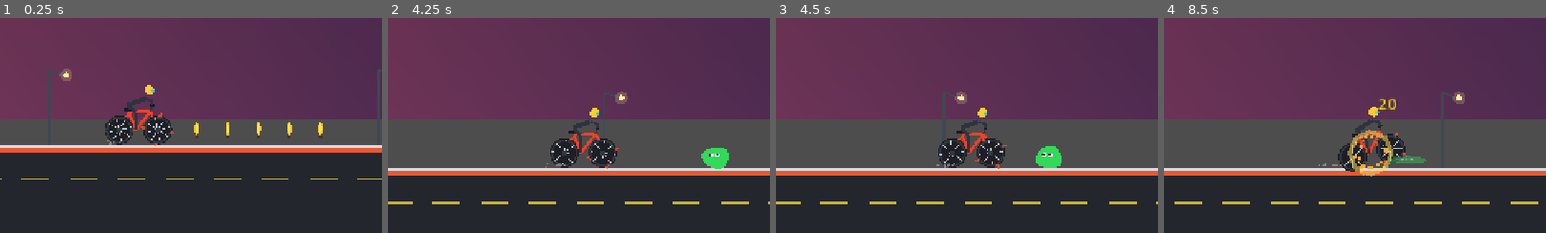
Above: before the commit, frames 1-4 (left to right).
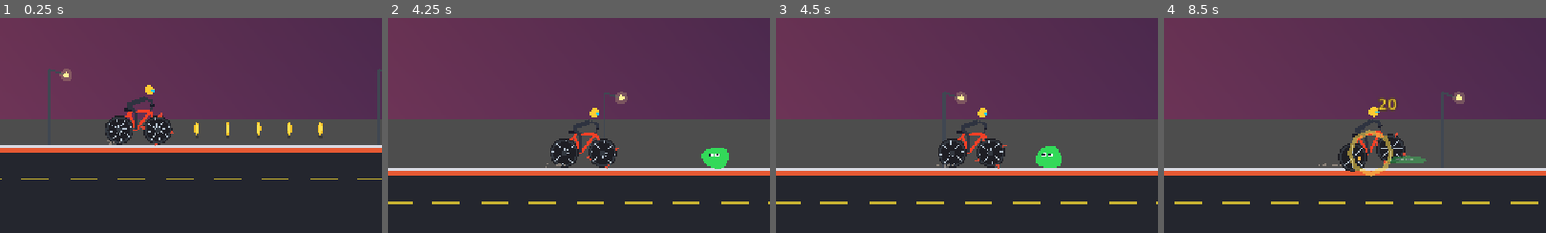
Above: after the commit, the same moments.

Repository: Derevo3/BikeSlayer
Game: Godot game, scene res://scenes/main.tscn
Two runs of this game, one before a commit and one after it. Both use one fixed random seed, a clock stepped at 60 frames per second and the inputs below.
Inputs:
- Up to frame 1 (0.25 s): no input
- Up to frame 2 (4.25 s): click "🔒 ПОРТАЛ" at 0.5 s; click "МАГАЗИН" at 1.25 s; click "ПРЫЖОК (Space)" at 2 s; click "НИТРО (Shift)" at 2.75 s; click "🔒 ПОРТАЛ" at 3.5 s
- Up to frame 3 (4.5 s): click "10 Зол." at 4.25 s
- Up to frame 4 (8.5 s): click "МАГАЗИН" at 5 s; click "ПРЫЖОК (Space)" at 5.75 s; click "НИТРО (Shift)" at 6.5 s; click "🔒 ПОРТАЛ" at 7.25 s; click "МАГАЗИН" at 8 s
The pictures show only the part of the screen within x 22-72%, y 34-84%; the shares and areas given below are measured in that part.

Frames 1-3 are identical in both runs. In frame 4, 0.2% of the frame differs, in the area x 49-60%, y 54-74%.

Commit message:
Исправлена ошибка с зависанием во время атаки при ускорении

Diff:
--- a/scripts/enemies/base_enemy.gd
+++ b/scripts/enemies/base_enemy.gd
@@ -54,8 +54,8 @@
 
 func _spawn_damage_number(amount: float, pos: Vector2) -> void:
 	var dmg_node = damage_num_scene.instantiate()
+	get_parent().add_child(dmg_node)
 	dmg_node.global_position = pos + Vector2(randf_range(-10, 10), -20)
-	get_parent().add_child(dmg_node)
 	dmg_node.setup(amount, GameManager.is_boosting)
 
 func _play_hit_flash() -> void:
@@ -83,8 +83,8 @@
 		var coin_scene = preload("res://scenes/world/coin.tscn")
 		for i in range(extra_coins):
 			var coin = coin_scene.instantiate()
+			get_parent().add_child(coin)
 			coin.global_position = global_position + Vector2(randf_range(-15, 15), randf_range(-25, -5))
-			get_parent().add_child(coin)
 
 	# Анимация сокрушения/разлета
 	var tween = create_tween()
--- a/scripts/enemies/forest_boss_enemy.gd
+++ b/scripts/enemies/forest_boss_enemy.gd
@@ -126,9 +126,9 @@
 	visuals.draw_circle(Vector2(24, -30), 10.0, moss_color.darkened(0.15))
 
 	# 5. Развесистые рога-ветви на голове Лешего
-	var horn_l = PackedVector2Array([Vector2(-20, -68), Vector2(-44, -94), Vector2(-36, -82), Vector2(-14, -72)])
+	var horn_l = PackedVector2Array([Vector2(-20, -68), Vector2(-36, -82), Vector2(-44, -94), Vector2(-14, -72)])
 	var horn_sub_l = PackedVector2Array([Vector2(-36, -82), Vector2(-48, -78), Vector2(-32, -75)])
-	var horn_r = PackedVector2Array([Vector2(20, -68), Vector2(44, -94), Vector2(36, -82), Vector2(14, -72)])
+	var horn_r = PackedVector2Array([Vector2(20, -68), Vector2(36, -82), Vector2(44, -94), Vector2(14, -72)])
 	var horn_sub_r = PackedVector2Array([Vector2(36, -82), Vector2(48, -78), Vector2(32, -75)])
 	visuals.draw_colored_polygon(horn_l, bark_color.darkened(0.3))
 	visuals.draw_colored_polygon(horn_sub_l, bark_color.darkened(0.3))
@@ -190,8 +190,8 @@
 		coin_count += 6 * (1 + (bonus_level.level if bonus_level else 0))
 	for i in range(coin_count):
 		var coin = coin_scene.instantiate()
+		get_parent().add_child(coin)
 		coin.global_position = global_position + Vector2(randf_range(-30, 30), randf_range(-65, -15))
-		get_parent().add_child(coin)
 
 	EventBus.enemy_killed.emit(enemy_name, coins_reward, souls_reward, global_position)
 
--- a/scripts/enemies/mini_boss_enemy.gd
+++ b/scripts/enemies/mini_boss_enemy.gd
@@ -189,8 +189,8 @@
 		coin_count += 6 * (1 + (bonus_level.level if bonus_level else 0))
 	for i in range(coin_count):
 		var coin = coin_scene.instantiate()
+		get_parent().add_child(coin)
 		coin.global_position = global_position + Vector2(randf_range(-30, 30), randf_range(-65, -15))
-		get_parent().add_child(coin)
 
 	EventBus.enemy_killed.emit(enemy_name, coins_reward, souls_reward, global_position)
 
--- a/scripts/player/player_bike.gd
+++ b/scripts/player/player_bike.gd
@@ -120,7 +120,7 @@
 			velocity.x = min(target_speed, (desired_x - global_position.x) / max(delta, 0.001))
 		else:
 			velocity.x = 0.0
-			global_position.x = desired_x
+			global_position.x = move_toward(global_position.x, desired_x, target_speed * delta)
 	else:
 		velocity.x = target_speed
 
@@ -258,29 +258,38 @@
 		if current_boss_target.is_dead:
 			current_boss_target = null
 		else:
-			if attack_timer >= cooldown:
+			var boss_duel_cooldown = (cooldown * 0.6) if GameManager.is_boosting else cooldown
+			if attack_timer >= boss_duel_cooldown:
 				_perform_bike_ram(current_boss_target)
 				attack_timer = 0.0
 			return
 
-	# При обычном движении: атакуем по откату или мгновенно при первом контакте с боссом / на ускорении
+	# При обычном движении:
 	var targets = attack_area.get_overlapping_areas()
-	if targets.size() > 0:
-		for area in targets:
-			if area.is_in_group("enemy_hitbox"):
-				var enemy = area.get_parent()
-				if enemy and enemy.has_method("take_damage") and not enemy.is_dead:
-					var is_fresh_boss = enemy.is_in_group("boss") and enemy != current_boss_target
-					if attack_timer >= cooldown or is_fresh_boss or GameManager.is_boosting:
-						_perform_bike_ram(enemy)
-						attack_timer = 0.0
-
-						# Если это босс и он пережил таранный удар — останавливаемся перед ним для дуэли
-						if enemy.is_in_group("boss") and not enemy.is_dead:
-							current_boss_target = enemy
-							if enemy.has_method("set_engaged"):
-								enemy.set_engaged(true)
-						break
+	if targets.is_empty():
+		# Пока впереди нет врагов, кулдаун готов для мгновенного первого тарана при контакте
+		attack_timer = max(attack_timer, cooldown)
+		return
+
+	# Скорость атаки при ускорении выше, но строго ограничена по частоте для предотвращения спама кадров
+	var effective_cooldown = (cooldown * 0.35) if GameManager.is_boosting else cooldown
+	effective_cooldown = max(0.14, effective_cooldown)
+
+	for area in targets:
+		if area.is_in_group("enemy_hitbox"):
+			var enemy = area.get_parent()
+			if enemy and enemy.has_method("take_damage") and not enemy.is_dead:
+				var is_fresh_boss = enemy.is_in_group("boss") and enemy != current_boss_target
+				if attack_timer >= effective_cooldown or is_fresh_boss:
+					_perform_bike_ram(enemy)
+					attack_timer = 0.0
+
+					# Если это босс и он пережил таранный удар — останавливаемся перед ним для дуэли
+					if enemy.is_in_group("boss") and not enemy.is_dead:
+						current_boss_target = enemy
+						if enemy.has_method("set_engaged"):
+							enemy.set_engaged(true)
+					break
 
 func get_total_damage() -> float:
 	var soul_dmg_bonus = UpgradeManager.get_value("soul_damage", 0.0)
@@ -317,5 +326,5 @@
 func _spawn_ram_impact_fx(pos: Vector2) -> void:
 	var fx_scene = preload("res://scenes/player/ram_impact_effect.tscn")
 	var fx = fx_scene.instantiate()
+	get_parent().add_child(fx)
 	fx.global_position = pos
-	get_parent().add_child(fx)
--- a/scripts/ui/portal_dialog.gd
+++ b/scripts/ui/portal_dialog.gd
@@ -45,7 +45,7 @@
 
 func _ready() -> void:
 	close_button.pressed.connect(toggle_visibility)
-	GameManager.stats_changed.connect(refresh_locations)
+	EventBus.dimension_changed.connect(func(_dim_id): refresh_locations())
 	refresh_locations()
 
 func toggle_visibility() -> void:
--- a/scripts/ui/upgrade_shop.gd
+++ b/scripts/ui/upgrade_shop.gd
@@ -28,6 +28,8 @@
 		card_instances.append(card)
 
 func _refresh_cards() -> void:
+	if not visible:
+		return
 	for card in card_instances:
 		if is_instance_valid(card):
 			card.update_view()
